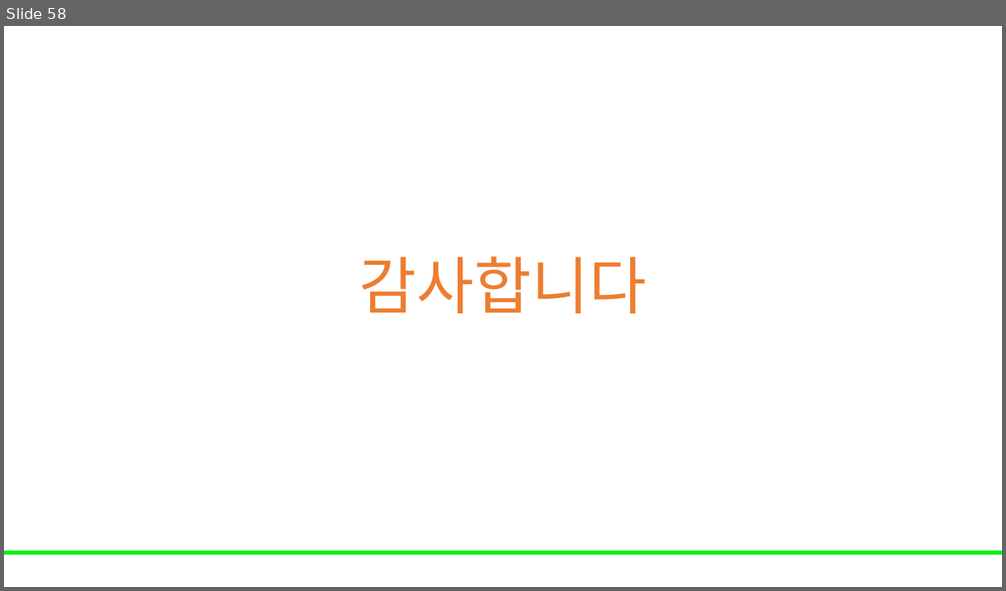
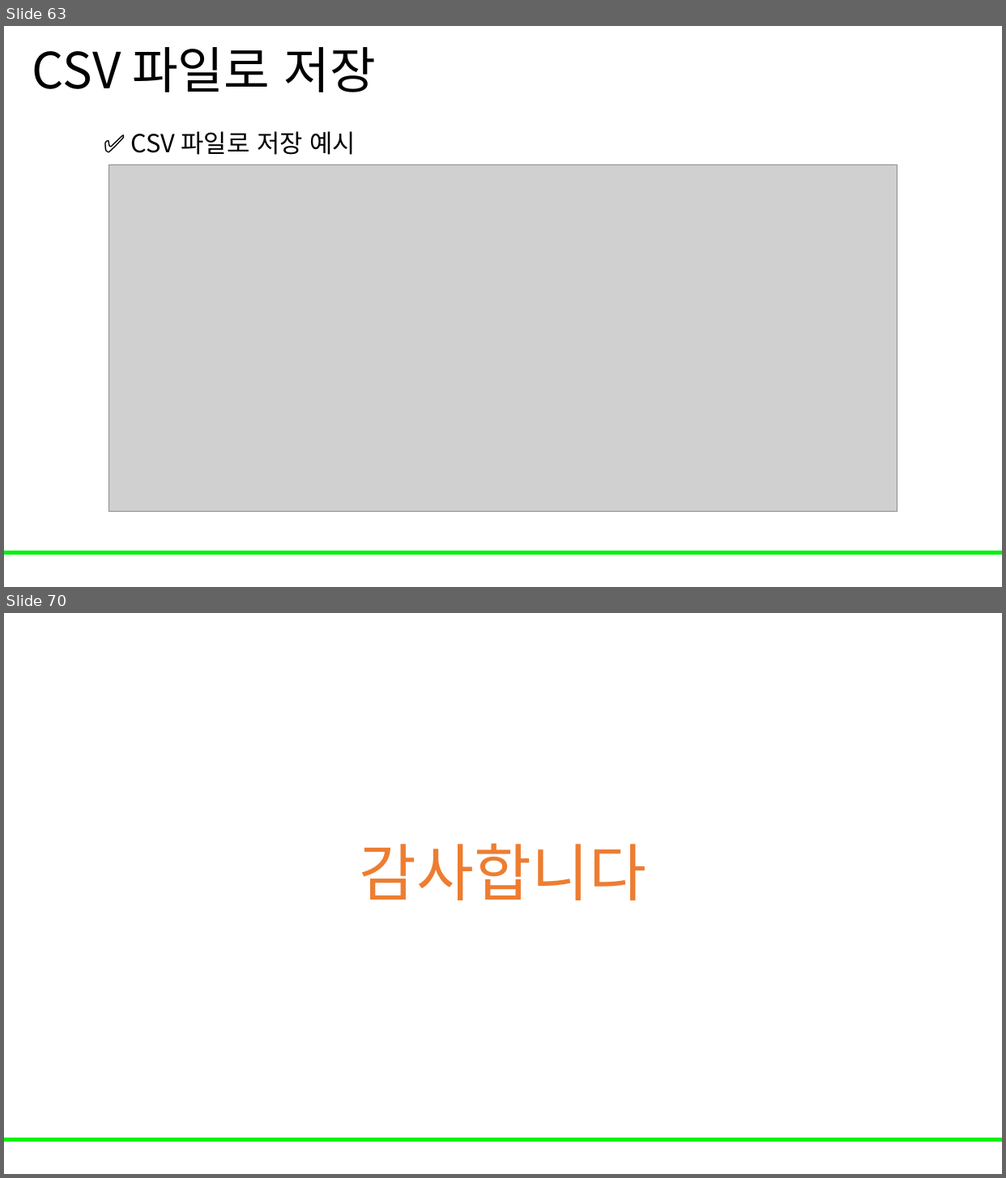
Before and after one commit to Leader-Lesson/KDT_RE_5th, a slide deck: material/3_데이터분석/05_pandas.pptx. Shown one above the other, each under a label of ours: slide 58 before the commit, slides 63 and 70 after it; the slides between them are not shown. The pictures are 1006x591 and 1006x1178 pixels, drawn with LibreOffice and Linux fonts; fonts in the diff are those of the drawing; grey boxes stand for pictures; background and template pictures are left out. Boxes give left, top, right and bottom in pixels: in the first picture for what was removed or moved away, otherwise in the second. Text is boxed around its words. In the diff, an @@ line names an element or a change of style, - is before the commit and + after.

```diff
--- a/material/3_데이터분석/05_pandas.pptx
+++ b/material/3_데이터분석/05_pandas.pptx
@@ slide 63 added at (4, 26, 1002, 587), background #FFFFFF; not listed: 1 template element that a slide beside it also shows @@
@@ title added at (32, 47, 375, 92), 48 pt, text #000000 @@
+CSV 파일로 저장
@@ text added at (131, 131, 356, 155), 24 pt, text #000000 @@
+✅ CSV 파일로 저장 예시
@@ picture added at (108, 165, 898, 513) @@
@@ what was slide 58 is now slide 70 @@
```
Also in this commit, not shown: 49 slides changed, 11 other slides added, 2 other files.
